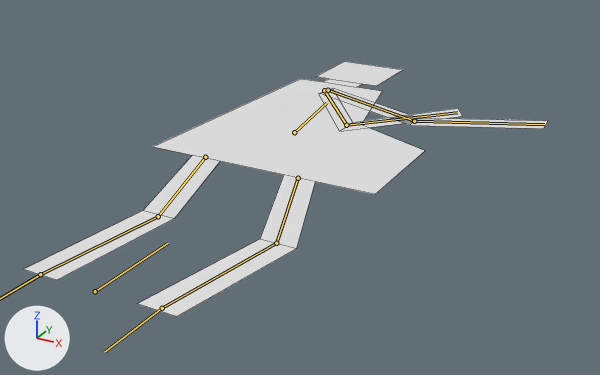
Renders of the Blender file Shapes/fatman.blend from each side of a commit.
Rendered twice from a camera (50 mm lens) standing at (0.525, -0.531, 0.428) and looking at (0.011, 0.403, -0.039). The axes (+X, +Y, +Z) are drawn at lower left. The lights are the same throughout. The bones that bend it are drawn over the model as lines. Mesh edges are drawn as thin lines.

Objects in the first picture: 'Fatman'.
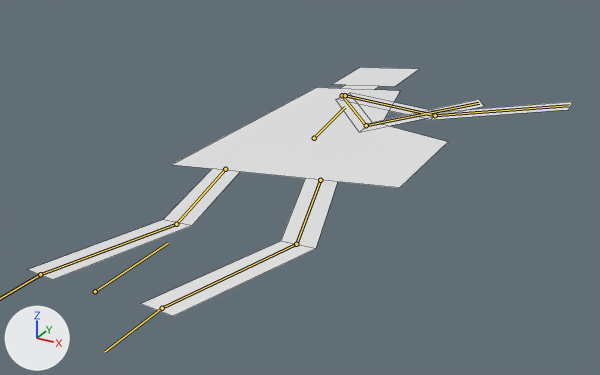
The newer file adds an action. The first version stands in its rest pose; the second is drawn at frame 1 of the action 'Stop'.

Changed parts and their boxes (x1, y1, x2, y2) in the pictures (600 x 375 px):
'Fatman', posed: before (24, 61, 548, 316); after (28, 67, 572, 316)
bone 'Body', root to tip: before (294, 132) to (327, 102); after (314, 138) to (345, 107)

The change, as a list of edits to the scene's bpy script:
```text
Change bone_body:
    where bone_body = bpy.data.objects['Armature'].pose.bones['Body']  # child of 'Root'
    bone_body.location: (0.0, 0.0, 0.0) -> (0.035, -0.011, 0.0)
    bone_body.rotation_euler: (0.0, 0.0, 0.0) -> (0.0, -0.105, 0.0)  # degrees (0, 0, 0) -> degrees (0, -6, 0)
```
